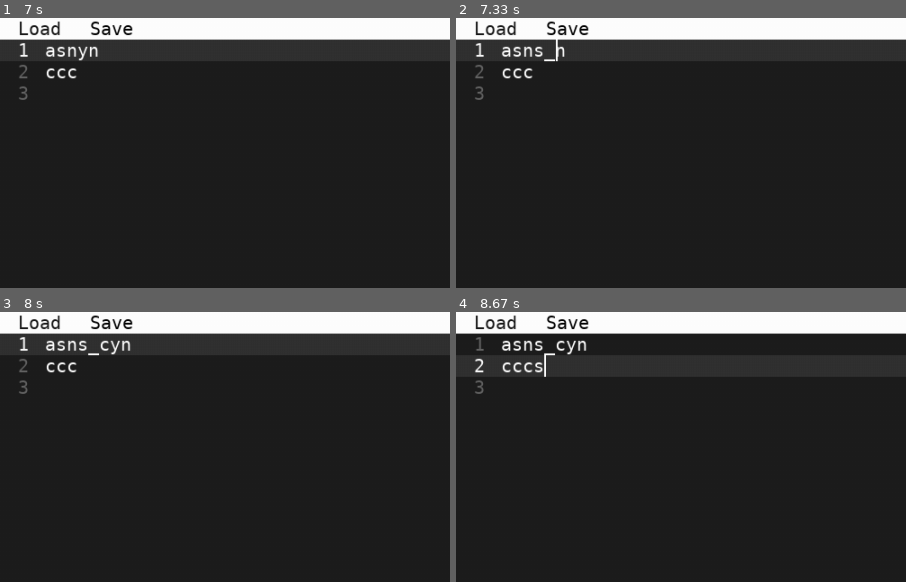
Above: before the commit, frames 1-4 (two rows, left to right).
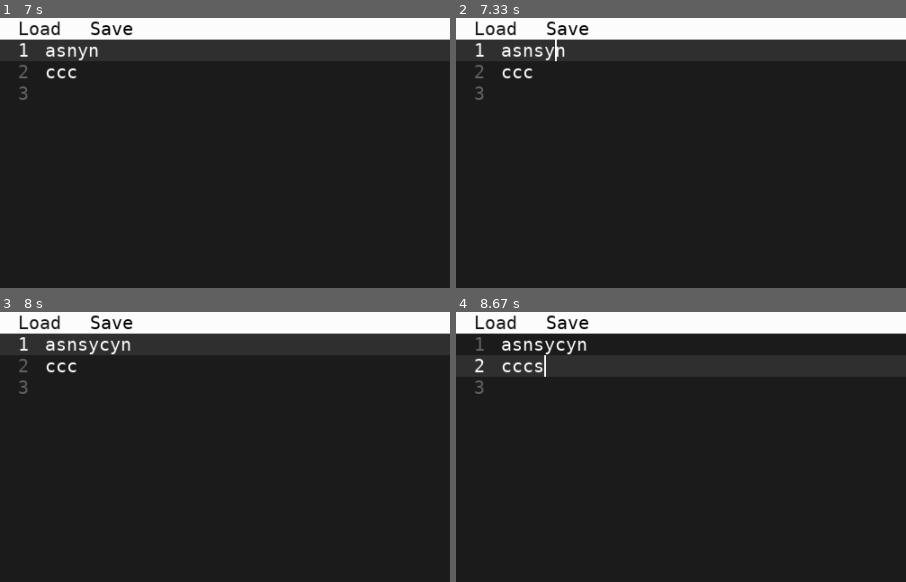
Above: after the commit, the same moments.

Repository: Nuffe/Textbox
Game: pygame game, started from textbox/__main__.py
Two runs of this game, one before a commit and one after it. Both use one fixed random seed, a clock stepped at 60 frames per second and the inputs below.
Inputs:
- Up to frame 1 (7 s): type "ann" at 0.33 s; tap Enter at 0.67, 0.88 s; hold Right 1.22-1.68 s; hold Up 1.77-2.23 s; hold Right 2.32-2.78 s; hold Left 2.82-3.35 s; hold Down 3.38-3.68 s; hold Left 3.72-4.12 s; tap C at 3.87, 5.37, 6.6 s; hold Up 4.15-4.52 s; tap S at 4.3, 5.77 s; hold Right 4.55-5.18 s; tap Y at 4.7 s; hold Down 5.22-5.58 s; hold Left 5.62-6.08 s; tap Backspace at 6.12 s; hold Right 6.45-6.92 s; hold Up from 6.95 s (still down)
- Up to frame 2 (7.33 s): tap S at 7.1 s; release Up at 7.25 s; hold Right from 7.28 s (still down)
- Up to frame 3 (8 s): tap Y at 7.43 s; release Right at 7.75 s; hold Left from 7.78 s (still down); tap C at 7.93 s
- Up to frame 4 (8.67 s): release Left at 8.32 s; hold Down 8.35-8.65 s; tap S at 8.5 s
The pictures show only the part of the screen within x 0-50%, y 0-50%; the shares and areas given below are measured in that part.

Frame 1 is identical in both runs. In frame 2, 0.1% of the frame differs, in the area x 19-23%, y 7-17%; in frame 3, less than 0.1%; in frame 4, less than 0.1%.

Commit message:
Buffer update
Noticed that when adding mid word sometimes removed the remaining word. Turned out to be the buffer working oddly. Simplifying the growth part seam to fix it.

Diff:
--- a/textbox/gap_buffer.py
+++ b/textbox/gap_buffer.py
@@ -2,37 +2,36 @@
 class gapBuffer:
     def __init__(self, size):
         self.size = size
-        self.gap_size = 5
+        self.gap_size = 10
         self.buffer = ['_'] * self.size
         self.gap_start = 0
-        self.gap_end = self.gap_start + self.gap_size
-       # print(self.buffer)
+        self.gap_end = self.gap_size
 
+    def grow(self, amount, position):
+            # Increasing the size of the gap
+            self.buffer[position:position] = ['_'] * amount
+            self.size += amount
+            self.gap_end += amount
+            self.gap_size += amount
 
-    # Grow the gap at position, new array is made and old data is copied over
-    def grow(self, growthSize: int, position):
-        a = self.buffer[position:self.size]
-        self.buffer[position:position+growthSize] = ['_'] * growthSize
-        self.buffer[position+growthSize:position+growthSize + self.size - position] = a
-
-        self.size += growthSize
-        self.gap_size += growthSize
-        self.gap_end = self.gap_start + self.gap_size
-
-    # moves the gap right by changing the character to "", array size is not changed
     def right(self, position):
         while position > self.gap_start:
+            if self.gap_end >= len(self.buffer):
+                break
             self.buffer[self.gap_start] = self.buffer[self.gap_end]
             self.buffer[self.gap_end] = '_'
+
             self.gap_start += 1
-            self.gap_end   += 1
+            self.gap_end += 1
+            print("moving right")
 
     def left(self, position):
          while position < self.gap_start:
-            self.gap_end   -= 1
+            self.gap_end -= 1
             self.gap_start -= 1
             self.buffer[self.gap_end] = self.buffer[self.gap_start]
             self.buffer[self.gap_start] = '_'
+            print("moving left")
 
     # way to keep position and gap in sync
     def move_position(self, position):
@@ -43,28 +42,33 @@
         else:
             self.right(position)
 
+    def insert(self, position, input):
+        if position != self.gap_start:
+             self.move_position(position)
+        for char in input:
+            if self.gap_start >= self.gap_end:
+                self.grow(5, self.gap_start)
+            self.buffer[self.gap_start] = char
+            self.gap_start += 1
+            self.gap_size -= 1
+            self.gap_end = self.gap_start + self.gap_size
 
-    def insert(self, position, char):
-        if self.gap_size == 0:
-            self.grow(5, position)
-        self.move_position(position)
-        self.buffer[self.gap_start] = char
-        self.gap_start += 1
-        self.gap_size -= 1
-        self.gap_end = self.gap_start + self.gap_size
-
+            print(self.buffer)
 
     # simular to move left, but increases the gap size
     def delete(self, position):
-        self.move_position(position)
+        if position != self.gap_start: # Always be positiond at the gap_start
+            self.move_position(position)
+
+        if self.gap_start == 0: # Prevent deletion before the start of the buffer
+            return None
+
         self.gap_start -= 1
         deleted = self.buffer[self.gap_start]
         self.buffer[self.gap_start] = '_'
         self.gap_size += 1
         self.gap_end = self.gap_start + self.gap_size
         return deleted
-
-
 
     # Returns the text content, excluding the gap
     def textContent(self):
